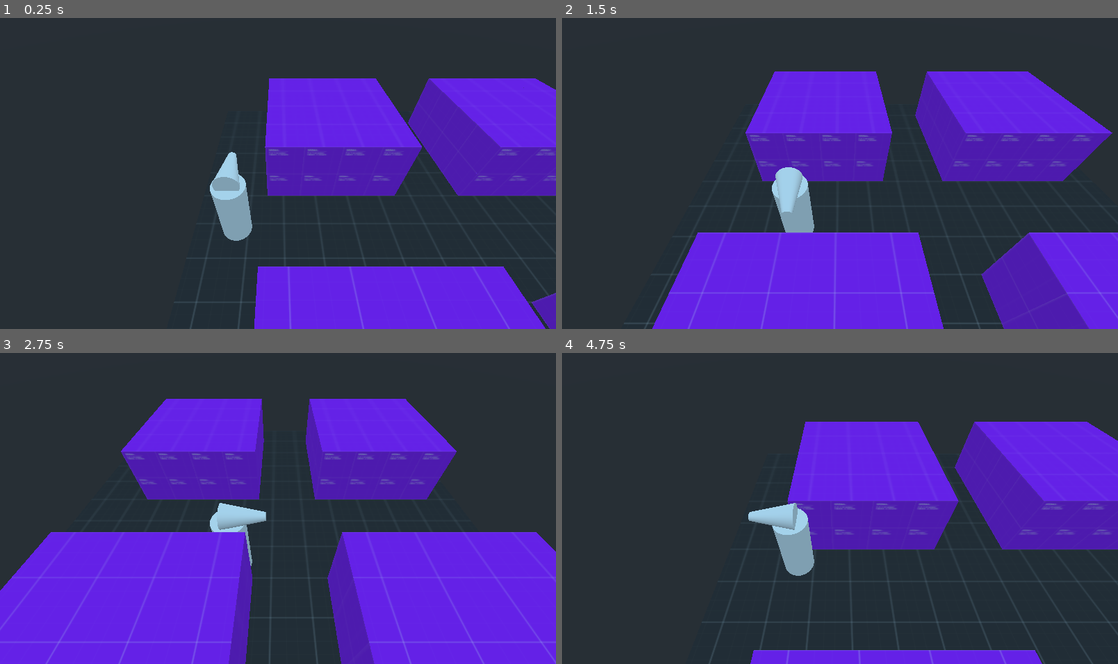
Above: before the commit, frames 1-4 (two rows, left to right).
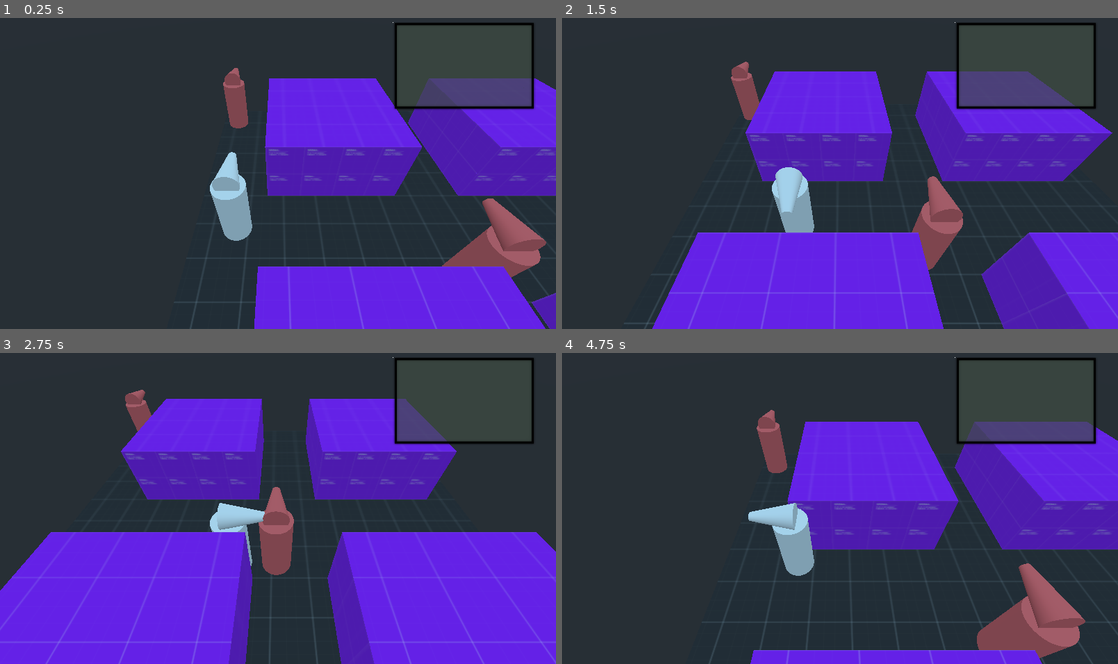
Above: after the commit, the same moments.

Repository: crystal-bit/games-mimcry-metal-gear-solid
Game: Godot game, scene res://scenes/gameplay/gameplay.tscn
The game is run twice, just before and just after one commit, with the same random seed, the same clock (stepped at 60 frames per second) and the same inputs.
Inputs:
- Up to frame 1 (0.25 s): no input
- Up to frame 2 (1.5 s): tap Enter at 0.5 s; hold Right (ui_right) 0.53-1.28 s; hold Down (ui_down) from 1.28 s (still down)
- Up to frame 3 (2.75 s): release Down (ui_down) at 2.03 s; hold Right (ui_right) from 2.03 s (still down)
- Up to frame 4 (4.75 s): release Right (ui_right) at 2.78 s; hold Up (ui_up) 2.78-3.53 s; hold Left (ui_left) from 3.53 s (still down)

The runs differ from the first frame. In frame 1, 5.2% of the frame differs, in the area x 40-99%, y 1-84%; in frame 2, 4.6%; in frame 3, 3.0%; in frame 4, 5.8%, in the area x 35-97%, y 1-99%.
Error after the commit: Parse Error: Can't preload resource at path: res://scenes/gameplay/minimap/enemy-pin.tscn (res://scenes/gameplay/minimap/soliton.gd:42)

Commit message:
Add initial minimap with enemy pins.
This commits lacks cone.png texture. Waiting for Alx to create a GitHub account and push the texture!

Diff:
--- /dev/null
+++ b/scenes/gameplay/enemy/enemy.tscn
@@ -0,0 +1,25 @@
+[gd_scene load_steps=4 format=2]
+
+[sub_resource type="CylinderMesh" id=1]
+top_radius = 0.4
+bottom_radius = 0.4
+height = 1.8
+
+[sub_resource type="SpatialMaterial" id=2]
+albedo_color = Color( 0.988235, 0.435294, 0.435294, 1 )
+
+[sub_resource type="CylinderMesh" id=3]
+material = SubResource( 2 )
+top_radius = 0.2
+bottom_radius = 0.6
+
+[node name="Enemy" type="Spatial" groups=["enemy"]]
+
+[node name="MeshInstance" type="MeshInstance" parent="."]
+mesh = SubResource( 1 )
+material/0 = SubResource( 2 )
+
+[node name="MeshInstance" type="MeshInstance" parent="MeshInstance"]
+transform = Transform( 0.5, 0, 0, 0, -2.18557e-08, 0.5, 0, -0.5, -2.18557e-08, 0, 1.04522, -0.359028 )
+mesh = SubResource( 3 )
+material/0 = null
--- a/scenes/gameplay/gameplay.tscn
+++ b/scenes/gameplay/gameplay.tscn
@@ -1,9 +1,13 @@
-[gd_scene load_steps=14 format=2]
+[gd_scene load_steps=18 format=2]
 
 [ext_resource path="res://addons/kenney_prototype_textures/dark/texture_01.png" type="Texture" id=1]
 [ext_resource path="res://scenes/gameplay/gameplay.gd" type="Script" id=2]
 [ext_resource path="res://scenes/gameplay/player.gd" type="Script" id=3]
 [ext_resource path="res://addons/kenney_prototype_textures/purple/texture_01.png" type="Texture" id=4]
+[ext_resource path="res://assets/minimap-bg.png" type="Texture" id=5]
+[ext_resource path="res://assets/minimap/player.png" type="Texture" id=7]
+[ext_resource path="res://scenes/gameplay/minimap/soliton.gd" type="Script" id=8]
+[ext_resource path="res://scenes/gameplay/enemy/enemy.tscn" type="PackedScene" id=9]
 
 [sub_resource type="SpatialMaterial" id=3]
 albedo_texture = ExtResource( 1 )
@@ -103,3 +107,33 @@
 [node name="Camera" type="Camera" parent="Player"]
 transform = Transform( 1, 0, 0, 0, 0.707107, 0.707107, 0, -0.707107, 0.707107, 1.12576, 4.90051, 3.38973 )
 current = true
+
+[node name="GUI" type="CanvasLayer" parent="."]
+
+[node name="Soliton" type="TextureRect" parent="GUI"]
+anchor_left = 1.0
+anchor_right = 1.0
+margin_left = -301.0
+margin_top = 33.0
+margin_right = -37.0
+margin_bottom = 196.0
+rect_clip_content = true
+texture = ExtResource( 5 )
+script = ExtResource( 8 )
+minimap_scale = 10.0
+
+[node name="Player" type="Sprite" parent="GUI/Soliton"]
+scale = Vector2( 2, 2 )
+texture = ExtResource( 7 )
+
+[node name="Enemy" parent="." instance=ExtResource( 9 )]
+transform = Transform( 1, 0, 0, 0, 1, 0, 0, 0, 1, 9.68515, 1.90609, -0.844168 )
+
+[node name="Enemy2" parent="." instance=ExtResource( 9 )]
+transform = Transform( 1, 0, 0, 0, 1, 0, 0, 0, 1, 4.63578, 1.90609, -6.48325 )
+
+[node name="Enemy3" parent="." instance=ExtResource( 9 )]
+transform = Transform( 1, 0, 0, 0, 1, 0, 0, 0, 1, -1.36422, 1.90609, -1.48325 )
+
+[node name="Enemy4" parent="." instance=ExtResource( 9 )]
+transform = Transform( 1, 0, 0, 0, 1, 0, 0, 0, 1, -1.36422, 1.90609, -12.998 )
--- /dev/null
+++ b/scenes/gameplay/minimap/enemy-pin.tscn
@@ -0,0 +1,15 @@
+[gd_scene load_steps=3 format=2]
+
+[ext_resource path="res://assets/minimap/enemy.png" type="Texture" id=2]
+[ext_resource path="res://assets/minimap/cone.png" type="Texture" id=4]
+
+[node name="EnemyPin" type="Node2D"]
+
+[node name="PinTexture" type="Sprite" parent="."]
+scale = Vector2( 2, 2 )
+texture = ExtResource( 2 )
+
+[node name="Cone" type="Sprite" parent="."]
+rotation = -6.28319
+texture = ExtResource( 4 )
+centered = false
--- /dev/null
+++ b/scenes/gameplay/minimap/soliton.gd
@@ -0,0 +1,47 @@
+extends TextureRect
+
+onready var player_pin = $Player
+onready var player := get_parent().get_parent().get_node("Player")
+
+export(float, 0.5, 15) var minimap_scale: = 6
+var minimap_size: Vector2
+
+
+func _ready():
+	minimap_size = get_rect().size
+	player_pin.position = minimap_size / 2
+	update_minimap(true)
+
+
+func update_minimap(create_pins = false):
+	for enemy in get_tree().get_nodes_in_group("enemy"):
+		var enemy_pin
+		if create_pins:
+			enemy_pin = create_enemy_pin()
+			enemy_pin.name = enemy.name + "Pin"
+			add_child(enemy_pin)
+		else:
+			enemy_pin = get_node(enemy.name + "Pin")
+
+		var offset_from_player = Vector2(
+			enemy.translation.x - player.translation.x,
+			enemy.translation.z - player.translation.z
+		)
+		enemy_pin.position = minimap_size / 2 + offset_from_player * minimap_scale
+#		var minimap_rect = get_rect()
+#		var margin = 10
+#		minimap_rect.position = Vector2(margin, margin)
+#		minimap_rect.size.x -= margin * 2
+#		minimap_rect.size.y -= margin * 2
+#		print(enemy_pin.get_rect())
+#		enemy_pin.visible = minimap_rect.has_point(enemy_pin.position)
+
+
+
+func create_enemy_pin() -> Sprite:
+	var enemy_pin_scene = preload("res://scenes/gameplay/minimap/enemy-pin.tscn")
+	return enemy_pin_scene.instance()
+
+
+func _process(delta):
+	update_minimap()
Binary file added: assets/minimap-bg.png
Not shown, added: assets/minimap-bg.png.import
Binary file added: assets/minimap/enemy.png
Not shown, added: assets/minimap/enemy.png.import
Binary file added: assets/minimap/player.png
Not shown, added: assets/minimap/player.png.import
